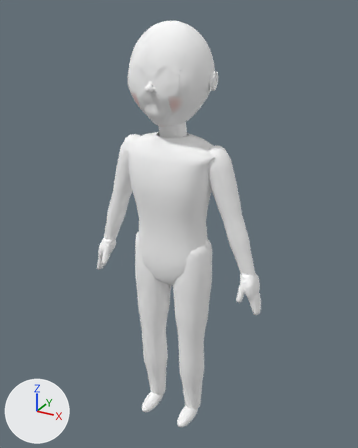
Before and after pictures for a commit that changed the glTF model modules/gamer-services/assets/avatars/v2/body.male.glb.
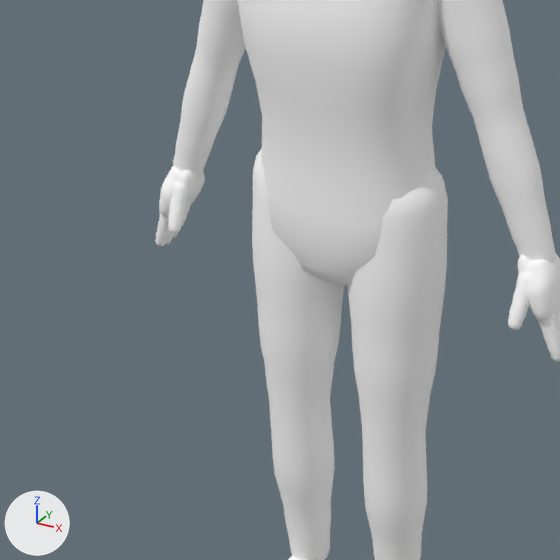
Each version is shown whole from a 50 mm lens placed at (0.934, -1.643, 1.836), pointed at (0.005, 0.046, 0.992), then close up on the part from 10% to 72% of the width and 38% to 88% of the height. The axes (+X, +Y, +Z) are drawn at lower left. The lights are the same throughout. The last two pictures show the newer version. Vertices at exactly the same position are counted once.

Objects in the first close-up: 'body'.
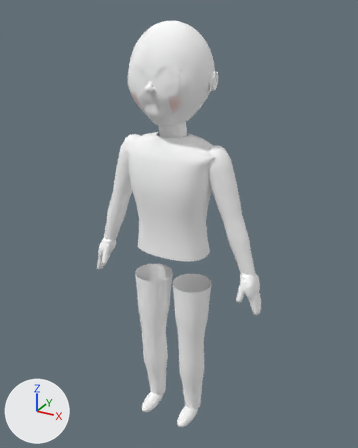
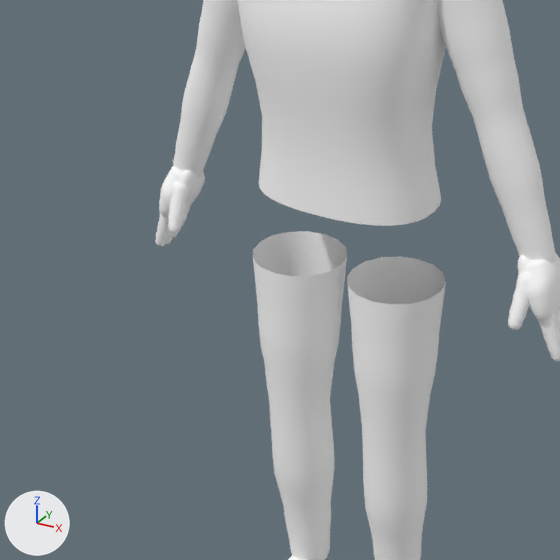
The change in detail:
me_body is used by ob_body; location (0.0, 0.0, 0.0).
me_body had 8881 vertices, 17384 faces and spanned x -0.4..0.4, y -0.17..0.17, z 0.02..1.79.
me_body now has 8477 vertices, 16532 faces and spans x -0.4..0.4, y -0.17..0.17, z 0.02..1.79.
me_body part 1: 436 vertices removed from x -0.18..0.18, y -0.1..0.11, z 0.74..0.98; 32 vertices added at x -0.18..0.18, y -0.09..0.08, z 0.75..0.76.

Changed parts and their boxes [x1, y1, x2, y2] in the close-ups (560 x 560 px):
part 1 of me_body, cut back: before [252, 149, 448, 332]; after [253, 231, 446, 332]
